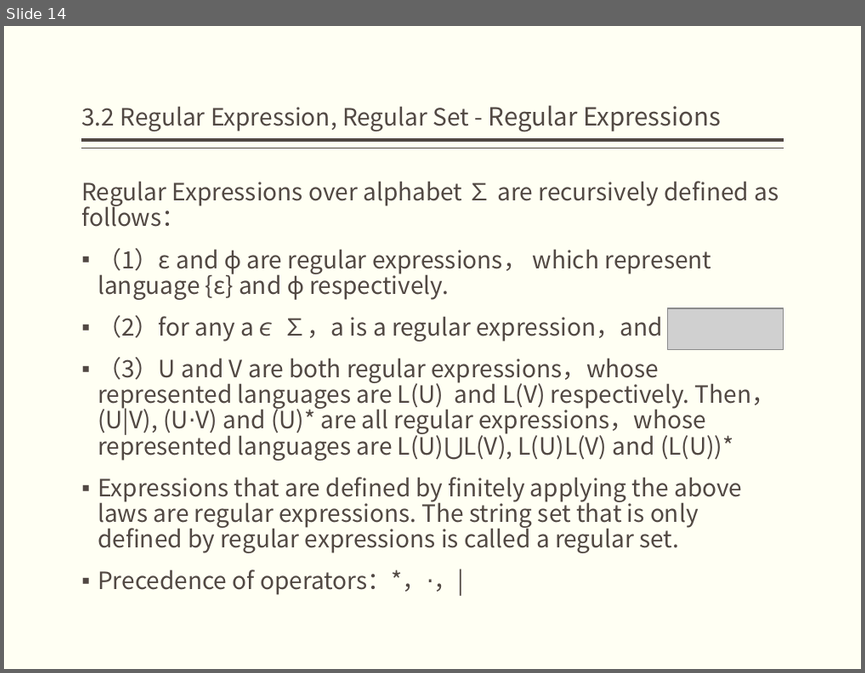
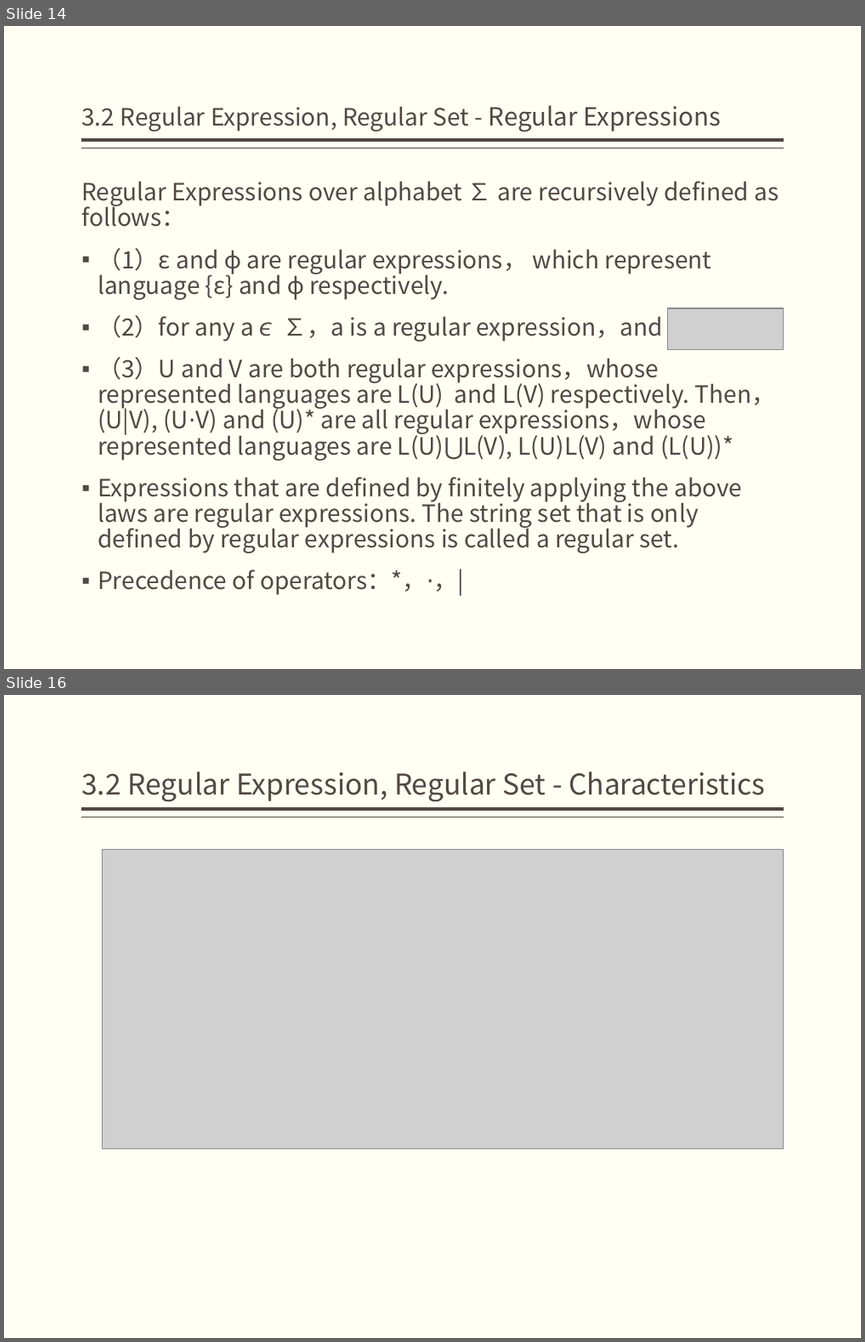
Before and after one commit to bonkboykz/jz81.github.io, a slide deck: course/compiler/LectureNotes/(Spring2017)Lecture3.pptx. Shown one above the other, each under a label of ours: slide 14 before the commit, slides 14 and 16 after it; the slides between them are not shown. The pictures are 865x673 and 865x1342 pixels, drawn with LibreOffice and Linux fonts; fonts in the diff are those of the drawing; grey boxes stand for pictures. Boxes give left, top, right and bottom in pixels: in the first picture for what was removed or moved away, otherwise in the second. Text is boxed around its words. In the diff, an @@ line names an element or a change of style, - is before the commit and + after.

```diff
--- a/course/compiler/LectureNotes/(Spring2017)Lecture3.pptx
+++ b/course/compiler/LectureNotes/(Spring2017)Lecture3.pptx
@@ slide 16 added at (4,695,861,1338), background #FFFFF3; not listed: 2 template elements that a slide beside it also shows @@
@@ title added at (81,771,765,802), 24 pt, text #514843 @@
+3.2 Regular Expression, Regular Set - Characteristics
@@ picture added at (103,850,783,1149) @@
```
Also in this commit, not shown: 2 slides changed, 12 other slides added, 1 other file.
